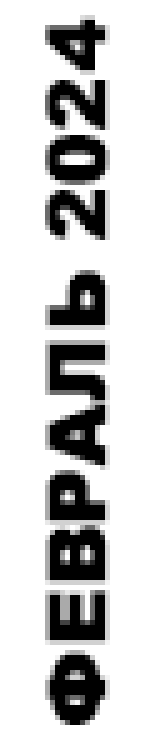
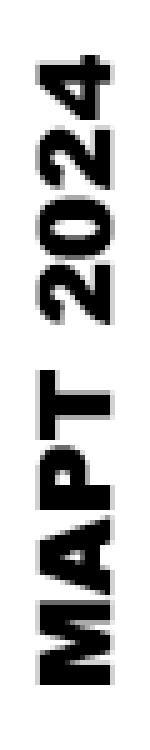
Comparing the layer stacks of the two 150 x 750 images. Changes:
renamed "ФЕВРАЛЬ 2024" to "МАРТ 2024", painted on it over [35, 15, 115, 725]
